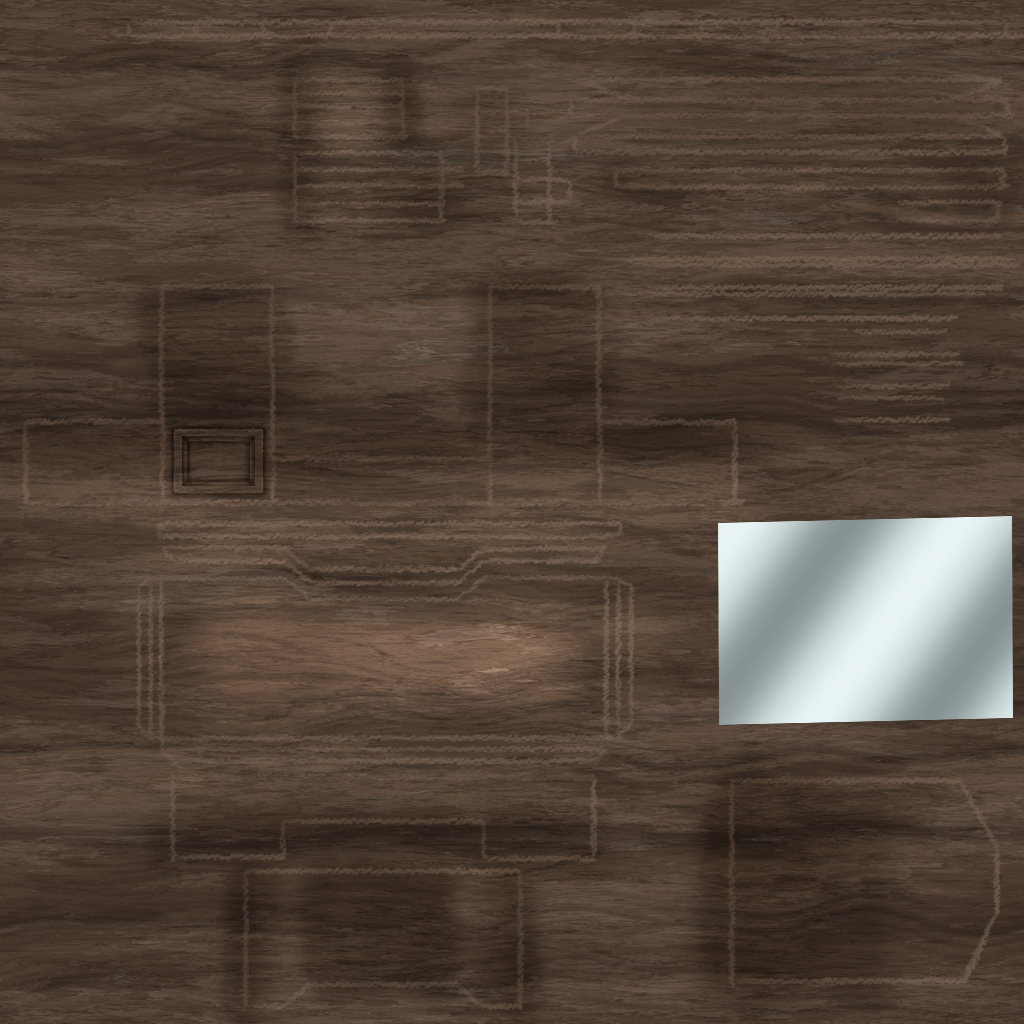
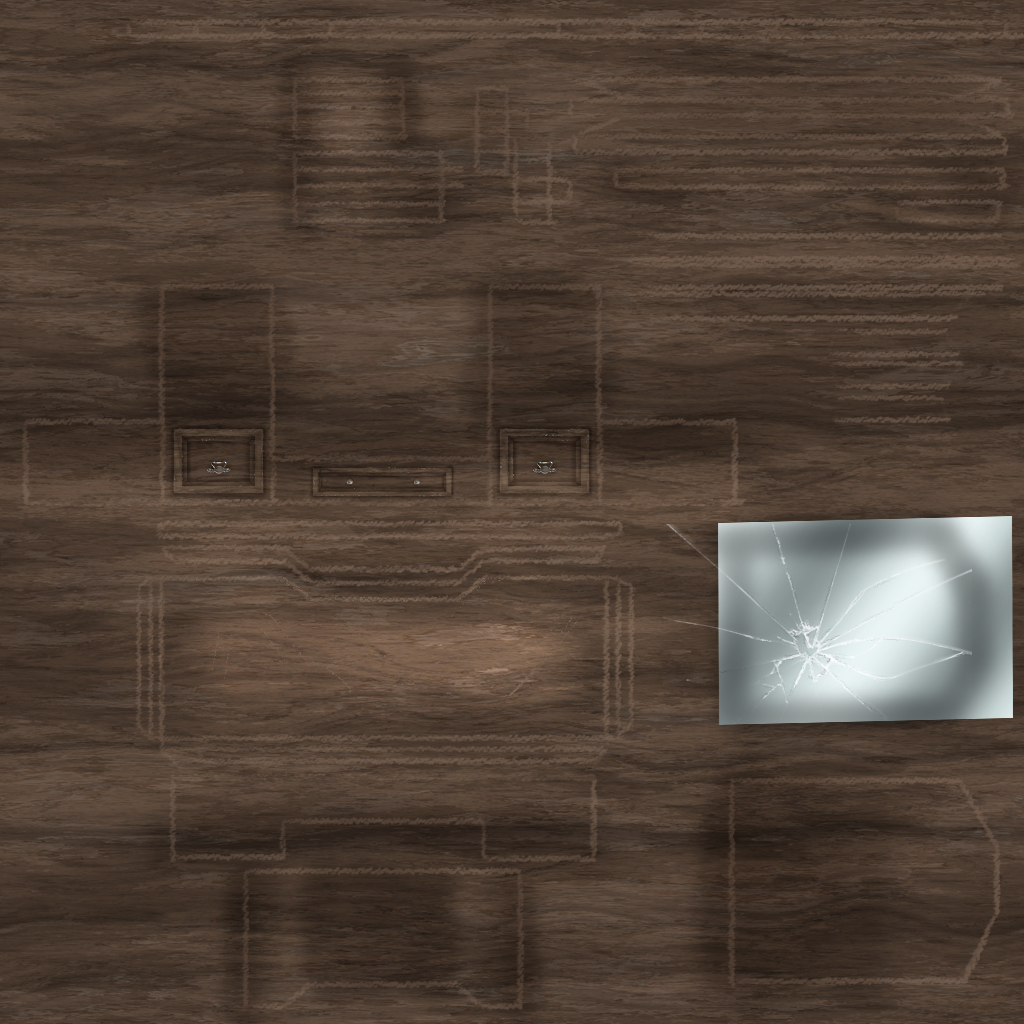
Layer changes from the first 1024 x 1024 image to the second:
added layer "Layer 4" (divide) above "Layer 5" over box(663, 524, 972, 728)
added layer "Layer 5" above "Mirror.Desk" over box(715, 523, 942, 721)
added layer "Layer 3" (hard light, 47%) above "Layer 2" over box(676, 502, 1009, 751)
added layer "Layer 2" above "pngtree-close-up-of-an-antique-drawer-handle-retro-old-decoration-png-image_116…" over box(346, 478, 439, 486)
added layer "pngtree-close-up-of-an-antique-drawer-handle-retro-old-decoration-png-image_116…" (1st of 2) above "Ebene 6" over box(533, 461, 557, 474)
added layer "Ebene 6" (1st of 2) above "Ebene 5" over box(174, 348, 591, 710)
added layer "Ebene 5" (1st of 2) (soft light, 60%) above "pngtree-close-up-of-an-antique-drawer-handle-retro-old-decoration-png-image_116…" over box(310, 423, 595, 500)
added layer "pngtree-close-up-of-an-antique-drawer-handle-retro-old-decoration-png-image_116…" (2nd of 2) above "Ebene 6" over box(207, 461, 231, 474)
"Ebene 5" (2nd of 2): opacity 80% → 60%, painted on it over box(169, 425, 268, 497)
painted on "Ebene 4" over box(171, 427, 590, 605)